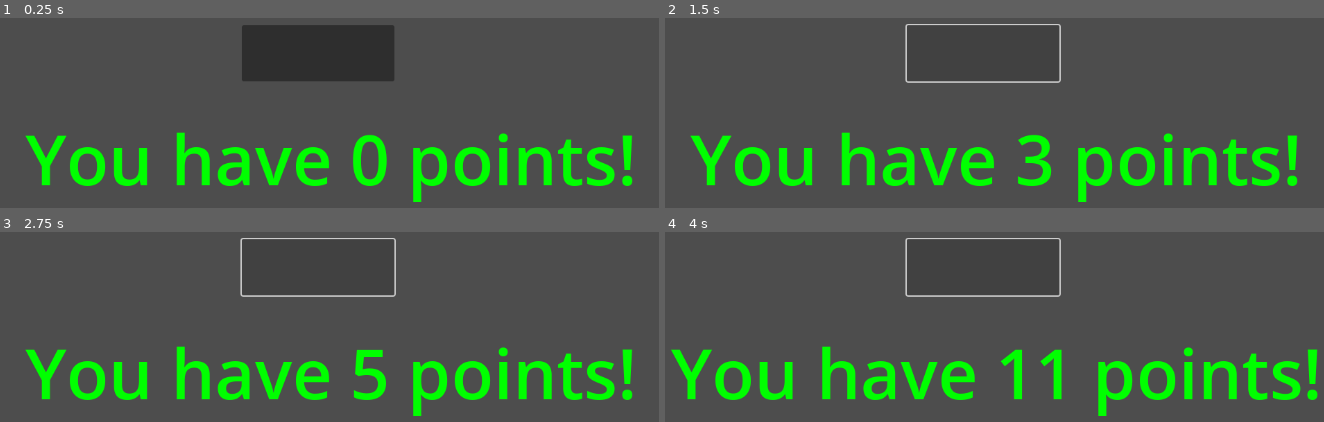
Above: before the commit, frames 1-4 (two rows, left to right).
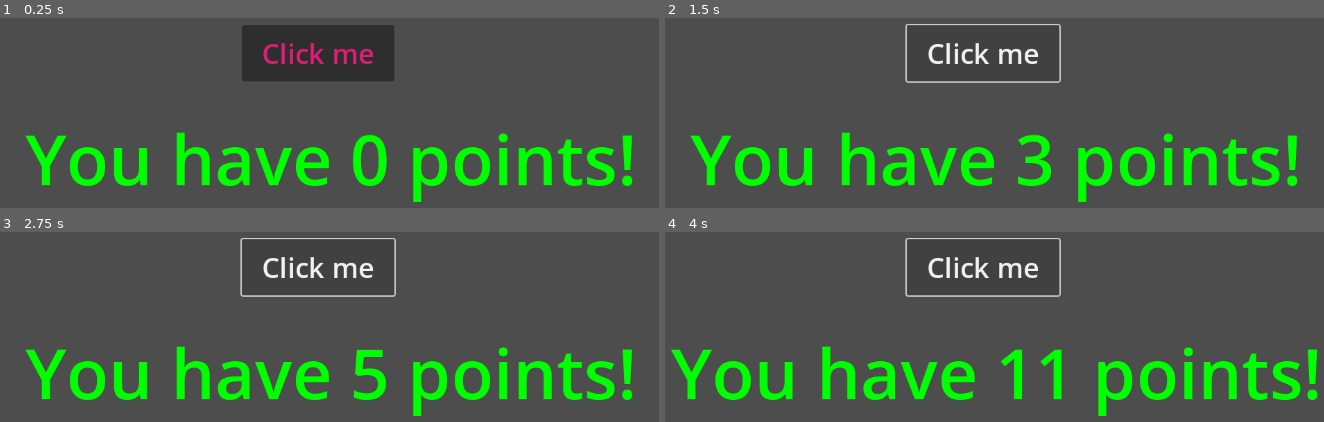
Above: after the commit, the same moments.

Repository: WindBreaker1/godot-game
Game: Godot game, scene res://main.tscn
Two runs of this game, one before a commit and one after it. Both use one fixed random seed, a clock stepped at 60 frames per second and the inputs below.
Inputs (mouse positions are in pixels of both pictures, inside the frame that each line leads up to):
- Up to frame 1 (0.25 s): no input
- Up to frame 2 (1.5 s): click (981, 54) at 0.5 s; click (981, 54) at 1.25 s
- Up to frame 3 (2.75 s): click (316, 268) at 2 s
- Up to frame 4 (4 s): tap Enter at 2.75 s; hold Space (my_action) 2.78-3.53 s; tap Space (my_action) at 3.6 s

The runs differ from the first frame. In frame 1, 0.7% of the frame differs, in the area x 39-57%, y 13-25%; in frame 2, 0.7%; in frame 3, 0.7%; in frame 4, 0.7%.

Commit message:
finished tutorial

Diff:
--- /dev/null
+++ b/character.gd
@@ -0,0 +1,16 @@
+class_name Character
+
+extends Node
+
+@export var profession : String
+@export var health: int
+
+var chest := Equipment.new()
+
+func die():
+	health = 0
+	print(profession + " died.")
+
+class Equipment:
+	var armor := 10
+	var weight := 5
--- a/main.gd
+++ b/main.gd
@@ -2,6 +2,11 @@
 
 @export var points = 0
 var randomNumber = randi_range(1, 100)
+
+# make sure health doesn't go above 100 or below 0
+var health := 100:
+	set(value):
+		health = clamp(value, 0, 100)
 
 # Called when the node enters the scene tree for the first time.
 func _ready() -> void:
--- a/main.tscn
+++ b/main.tscn
@@ -1,6 +1,9 @@
-[gd_scene load_steps=2 format=3 uid="uid://dlrh8ebhkxs1x"]
+[gd_scene load_steps=4 format=3 uid="uid://dlrh8ebhkxs1x"]
 
 [ext_resource type="Script" path="res://main.gd" id="1_x02f4"]
+[ext_resource type="Script" path="res://character.gd" id="2_gbv6f"]
+
+[sub_resource type="Theme" id="Theme_11m0j"]
 
 [node name="Main" type="Node"]
 script = ExtResource("1_x02f4")
@@ -34,8 +37,20 @@
 offset_right = 110.304
 offset_bottom = 40.704
 grow_vertical = 2
+tooltip_text = "Click to get points!"
+mouse_default_cursor_shape = 2
+theme = SubResource("Theme_11m0j")
+theme_override_colors/font_color = Color(0.87236, 0.113607, 0.467709, 1)
+theme_override_colors/icon_normal_color = Color(0.544508, 0.52693, 1, 1)
+theme_override_font_sizes/font_size = 40
+text = "Click me"
 
 [node name="Timer" type="Timer" parent="."]
 autostart = true
 
+[node name="Character" type="Node" parent="."]
+script = ExtResource("2_gbv6f")
+profession = "Knight"
+health = 50
+
 [connection signal="timeout" from="Timer" to="." method="_on_timer_timeout"]
